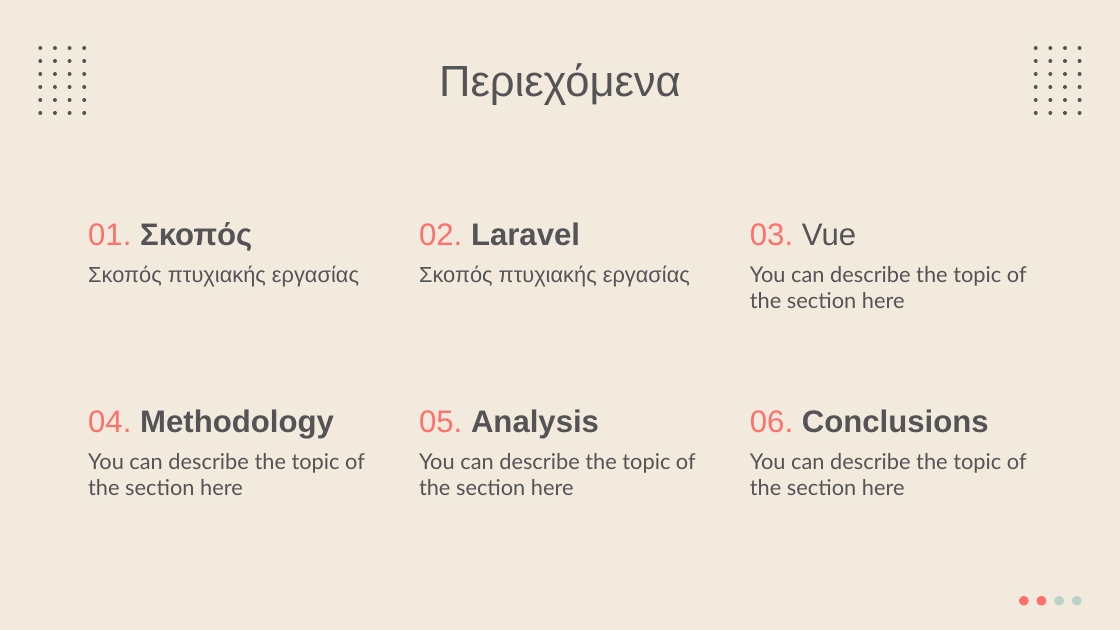
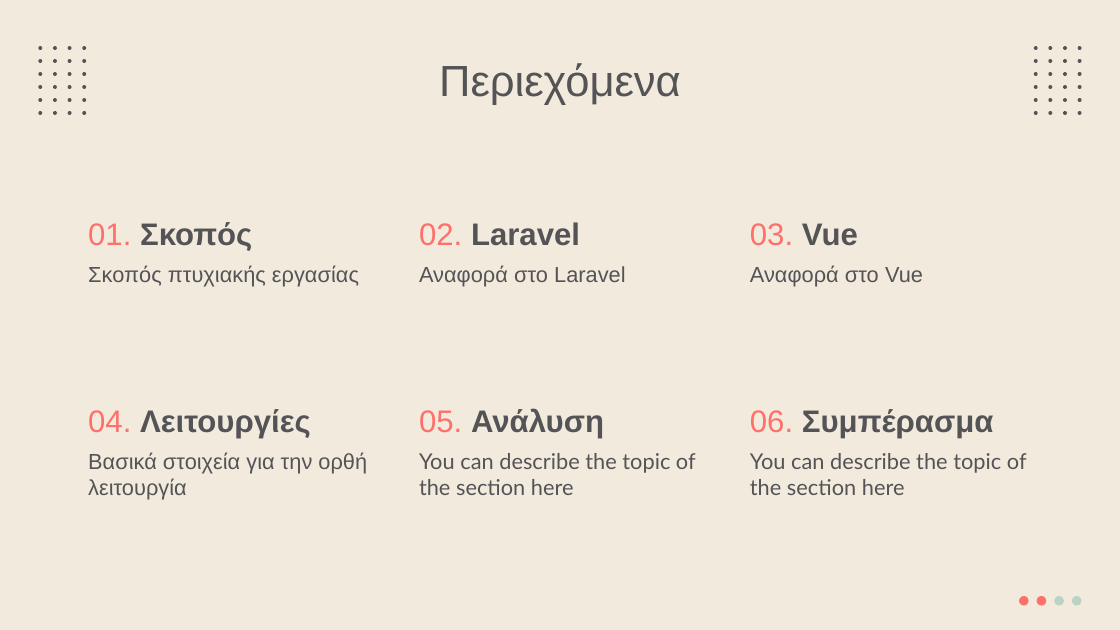
Before and after one commit to Button99/Rental-Accommodation, a slide deck: slide 2 of Thesis PowerPoint.pptx (slide 3 before the commit). Drawn at 1120x630 pixels with LibreOffice and Linux fonts; fonts in the diff are those of the drawing. Boxes give left, top, right and bottom in pixels: in the first picture for what was removed or moved away, otherwise in the second. Text is boxed around its words. In the diff, an @@ line names an element or a change of style, - is before the commit and + after.

Commit message:
Update v2

```diff
--- a/Thesis PowerPoint.pptx
+++ b/Thesis PowerPoint.pptx
@@ title "03. Vue" at [750,223,858,246]: bold on in "Vue" @@
@@ subtitle at [419,265,626,286]: text changed @@
-Σκοπός πτυχιακής εργασίας
+Αναφορά στο Laravel
@@ subtitle at [750,265,923,286]: text changed; font Lato to Arial @@
-You can describe the topic of the section here
+Αναφορά στο Vue
@@ title at [88,409,311,439]: text changed @@
-04. Methodology
+04. Λειτουργίες
@@ title at [419,408,604,439]: text changed @@
-05. Analysis
+05. Ανάλυση
@@ title at [750,409,994,439]: text changed @@
-06. Conclusions
+06. Συμπέρασμα
@@ subtitle at [88,452,367,500]: text changed; font Lato to Arial @@
-You can describe the topic of the section here
+Βασικά στοιχεία για την ορθή λειτουργία
```
Also in this commit, not shown: 2 other slides changed, 3 slides added, 11 slides removed.
